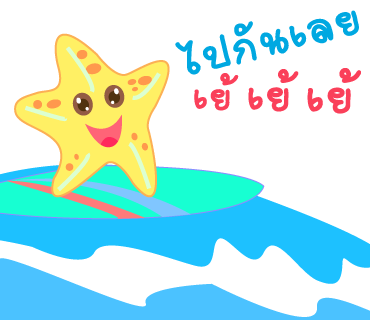
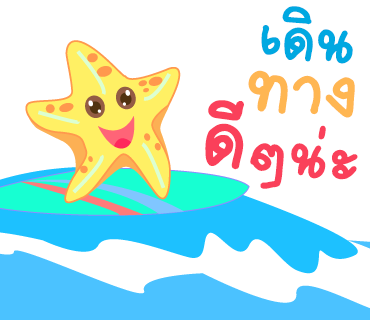
Two versions of the same layered image (370x320). Layer-by-layer changes:
hid "เย้" (1st of 3) over [307, 68, 361, 114]
hid "เย้" (2nd of 3) over [248, 69, 299, 112]
hid "เย้" (3rd of 3) over [194, 73, 239, 111]
added layer "ดีๆน่ะ" above "ทาง" over [205, 100, 358, 189]
added layer "ทาง" above "เดิน" over [248, 70, 355, 118]
renamed "Vector Smart Object" to "เดิน", moved it above "ไปกันเลย", painted on it over [0, 6, 370, 317]
hid "ไปกันเลย" over [175, 10, 359, 75]
added layer "Vector Smart Object" above "Layer 1" over [0, 40, 370, 317]
